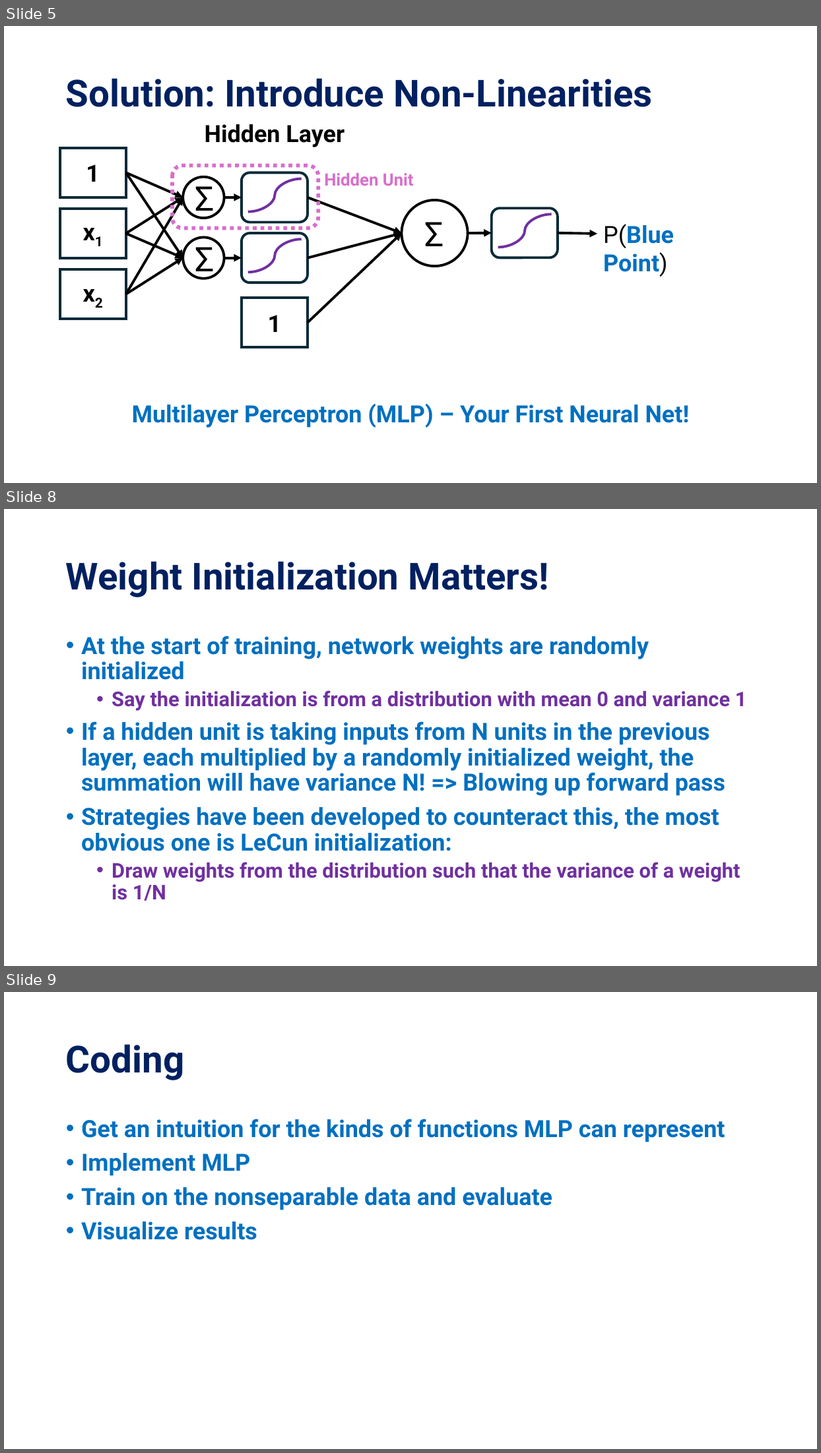
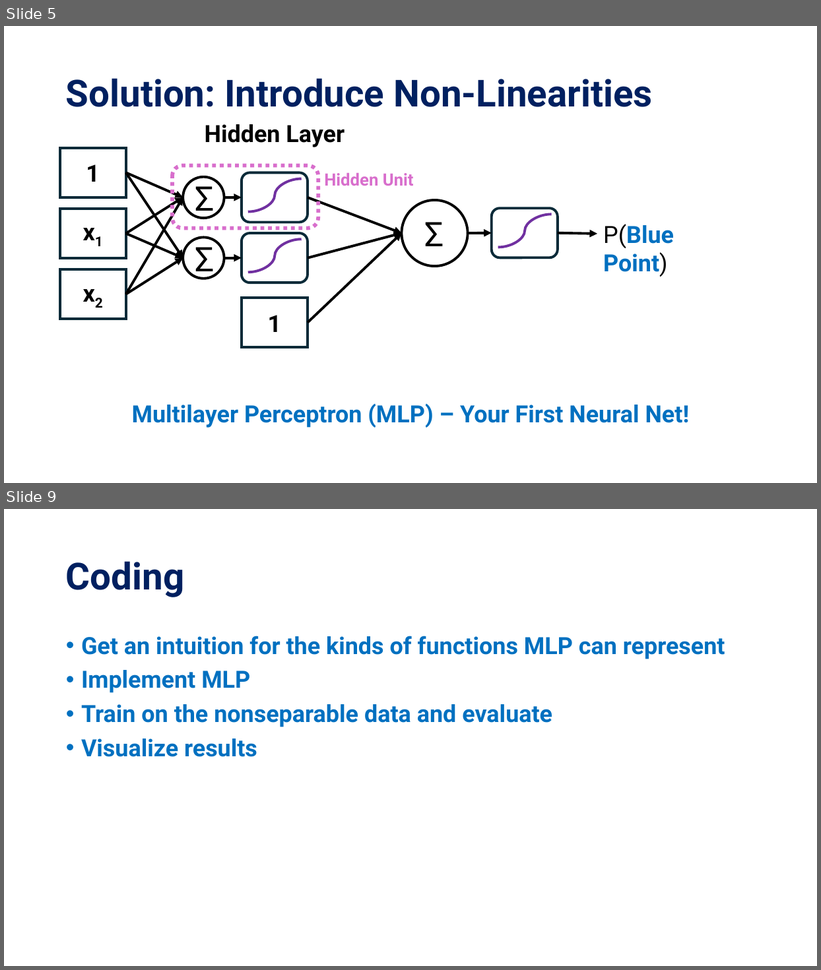
Before and after one commit to KISRDevelopment/python-ml-2025, a slide deck: slides/block11.pptx. Shown one above the other, each under a label of ours: slides 5, 8 and 9 before the commit, slides 5 and 9 after it; the slides between them are not shown. The pictures are 821x1453 and 821x970 pixels, drawn with LibreOffice and Linux fonts; fonts in the diff are those of the drawing. Boxes give left, top, right and bottom in pixels: in the first picture for what was removed or moved away, otherwise in the second. Text is boxed around its words. In the diff, an @@ line names an element or a change of style, - is before the commit and + after.

```diff
--- a/slides/block11.pptx
+++ b/slides/block11.pptx
@@ slide 8 removed at [4, 509, 817, 966], background #FFFFFF @@
@@ title removed at [66, 561, 549, 597] @@
-Weight Initialization Matters!
@@ text removed at [81, 636, 747, 901] @@
-• At the start of training, network weights are randomly initialized
-  • Say the initialization is from a distribution with mean 0 and variance 1
-• If a hidden unit is taking inputs from N units in the previous layer, each multiplied by a randomly initialized weight, the summation will have variance N! => Blowing up forward pass
-• Strategies have been developed to counteract this, the most obvious one is LeCun initialization:
-  • Draw weights from the distribution such that the variance of a weight is 1/N
```
Also in this commit, not shown: 1 slide changed, 1 slide added, 2 other files.
